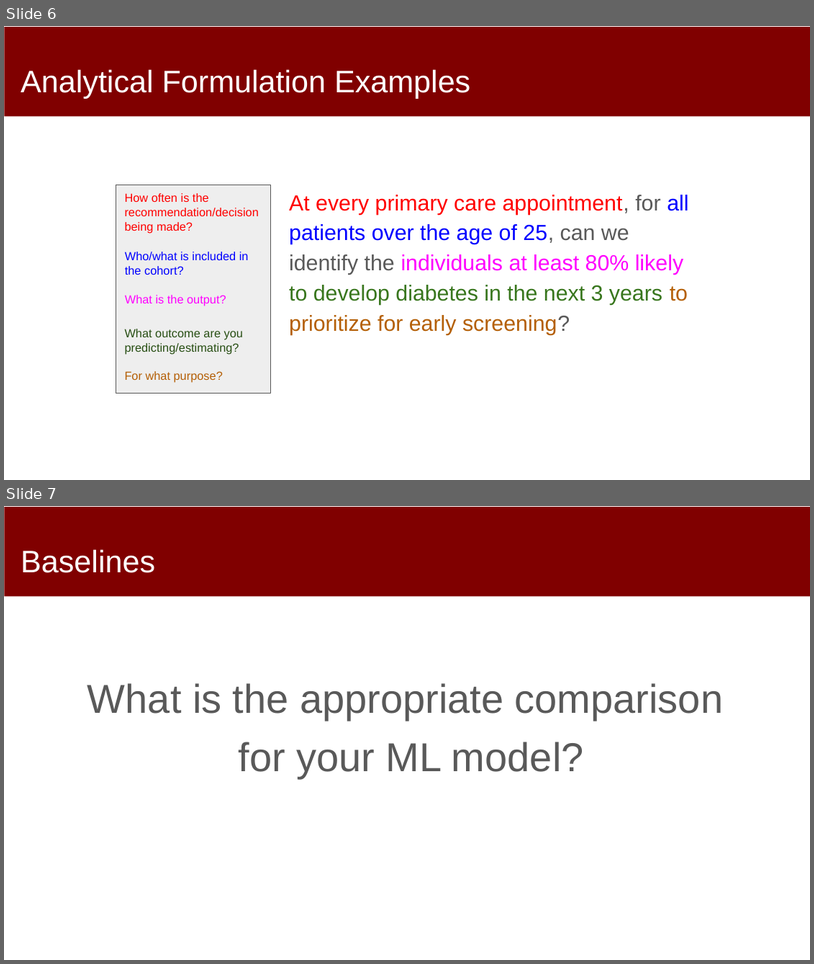
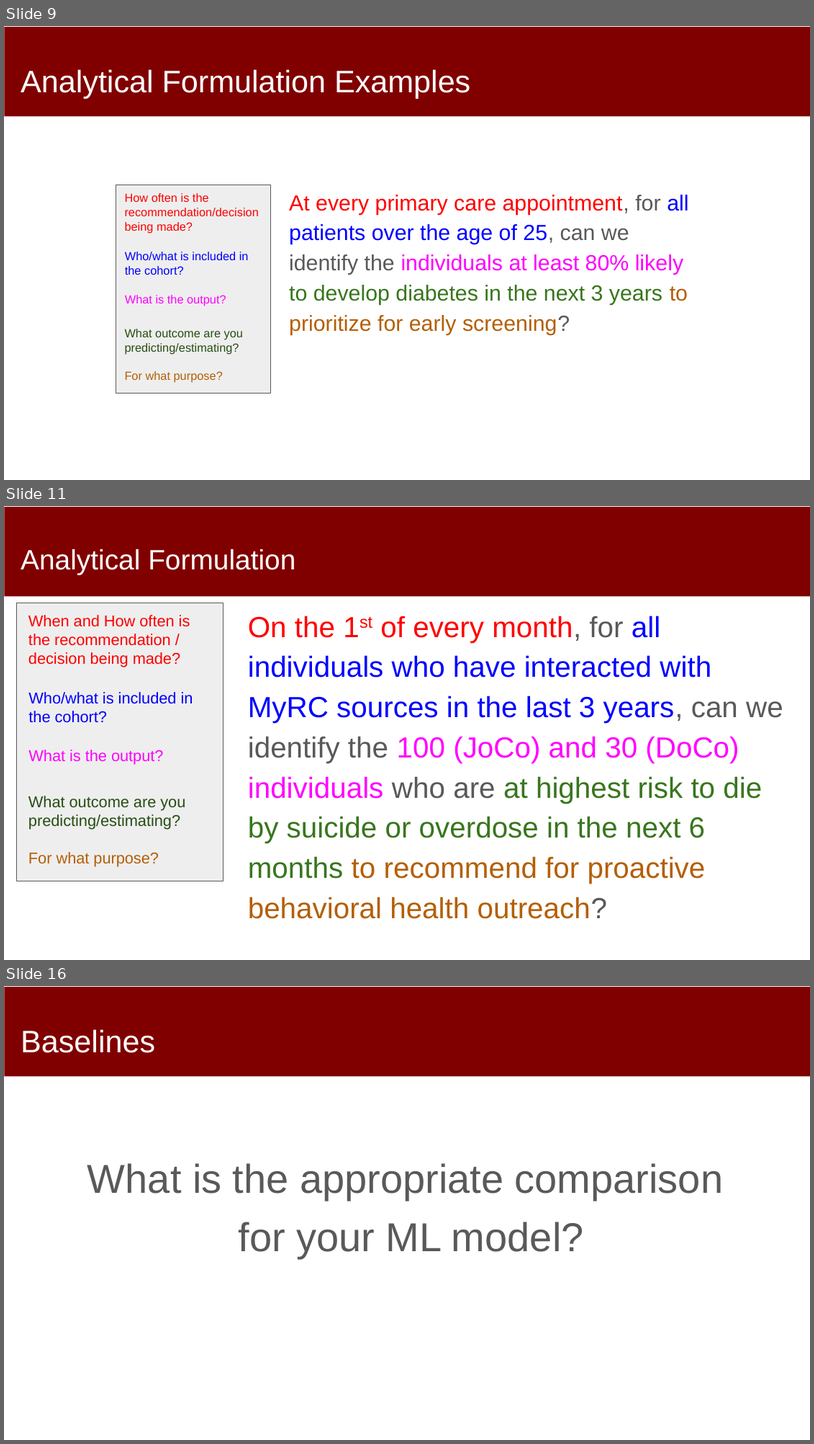
Before and after one commit to dssg/mlforpublicpolicylab, a slide deck: Lectures/09-Machine-Learning-Pipelines.pptx. Shown one above the other, each under a label of ours: slides 6 and 7 before the commit, slides 9, 11 and 16 after it; the slides between them are not shown. The pictures are 814x964 and 814x1444 pixels, drawn with LibreOffice and Linux fonts; fonts in the diff are those of the drawing. Boxes give left, top, right and bottom in pixels: in the first picture for what was removed or moved away, otherwise in the second. Text is boxed around its words. In the diff, an @@ line names an element or a change of style, - is before the commit and + after.

```diff
--- a/Lectures/09-Machine-Learning-Pipelines.pptx
+++ b/Lectures/09-Machine-Learning-Pipelines.pptx
@@ slide 11 added at [4,506,810,960], background #FFFFFF; not listed: 1 template element that a slide beside it also shows @@
@@ title added at [21,549,296,574], 33.3 pt, text #FFFFFF @@
+Analytical Formulation
@@ rectangle added at [17,602,224,881], fill #EEEEEE, outline #595959 0.75 pt @@
@@ text added at [28,615,190,667], 18.7 pt, text #FF0000 @@
+When and How often is the recommendation / decision being made?
@@ text added at [248,615,784,883], 34.7 pt, text #0000FF @@
+On the 1st of every month, for all individuals who have interacted with MyRC sources in the last 3 years, can we identify the 100 (JoCo) and 30 (DoCo) individuals who are at highest risk to die by suicide or overdose in the next 6 months to recommend for proactive behavioral health outreach?
@@ text added at [28,692,193,723], 18.7 pt, text #0000FF @@
+Who/what is included in the cohort?
@@ text added at [28,749,163,764], 18.7 pt, text #FF00FF @@
+What is the output?
@@ text added at [28,795,185,867], 18.7 pt, text #274E13 @@
+What outcome are you predicting/estimating?
+For what purpose?
@@ what was slide 6 is now slide 9 @@
@@ what was slide 7 is now slide 16 @@
```
Also in this commit, not shown: 4 slides changed, 9 other slides added, 1 slide removed.
